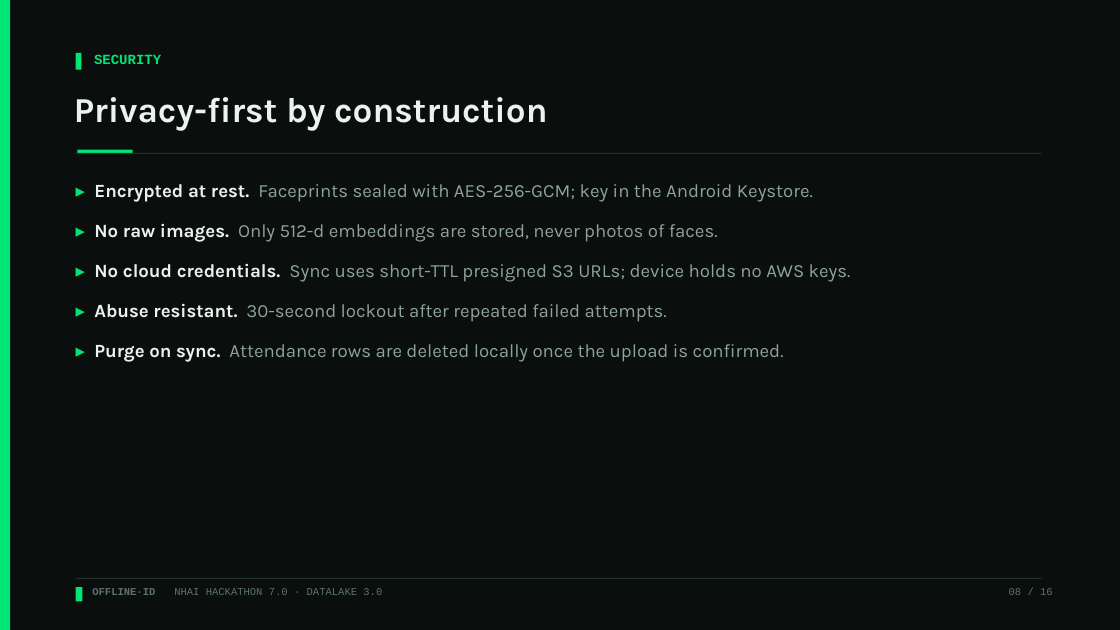
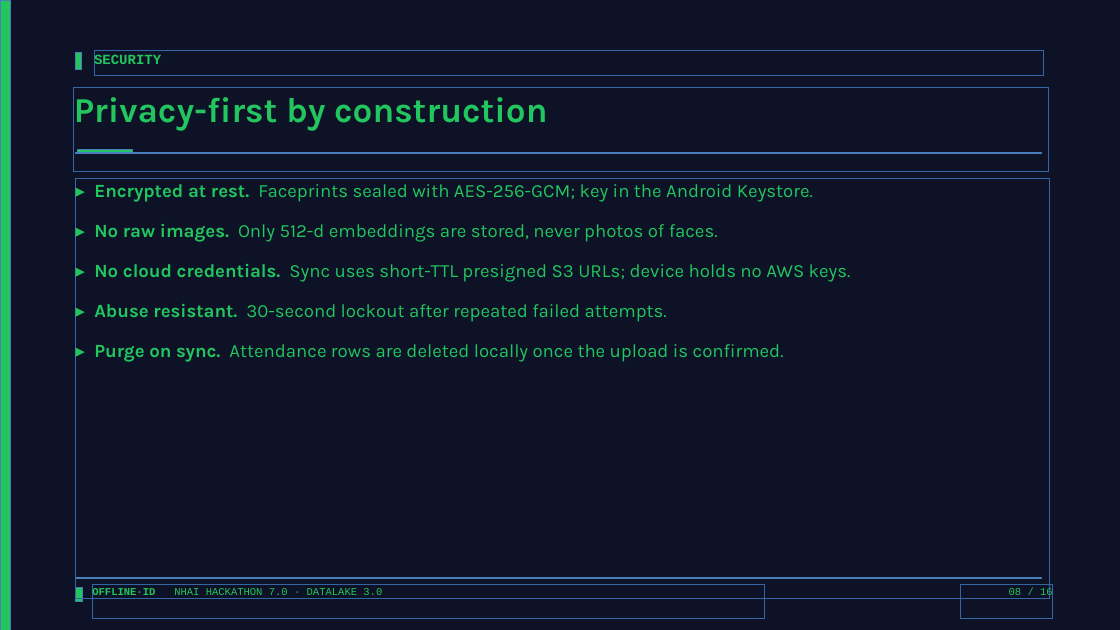
Before and after one commit to moneytosms/offlineid, a slide deck: slide 8 of submission/OfflineID_Hackathon7.pptx. Drawn at 1120x630 pixels with LibreOffice and Linux fonts; fonts in the diff are those of the drawing. Boxes give left, top, right and bottom in pixels: in the first picture for what was removed or moved away, otherwise in the second. Text is boxed around its words. In the diff, an @@ line names an element or a change of style, - is before the commit and + after.

Commit message:
style: restyle PPTX and PDF to Deep Navy/Sky Blue theme

```diff
--- a/submission/OfflineID_Hackathon7.pptx
+++ b/submission/OfflineID_Hackathon7.pptx
@@ background #0A0E0D to #0D1226 @@
@@ text "SECURITY" at (94, 54, 161, 69): text colour #00E676 to #22C55E @@
@@ text "Privacy-first by construction" at (74, 97, 547, 131): text colour #EAF3EF to #22C55E @@
@@ text "▸ Encrypted at rest. Faceprints ..." at (94, 184, 851, 362): text colour #00E676 to #22C55E in "▸", "▸", "▸", "▸" and 1 more places; text colour #EAF3EF to #22C55E in "Encrypted at rest.", "No raw images.", "No cloud credentials.", "Abuse resistant." and 1 more places; text colour #8DA39B to #22C55E in "Faceprints sealed with AES-256-GCM; key in the ...", "Only 512-d embeddings are stored, never photos ...", "Sync uses short-TTL presigned S3 URLs; device ...", "30-second lockout after repeated failed attempts." and 1 more places @@
@@ rectangle at (76, 153, 1042, 154): fill #22302B to #080C1A @@
@@ fill #00E676 to #22C55E in 4 elements at (0, 0, 10, 630), (76, 587, 82, 602), (76, 53, 82, 70), (77, 150, 133, 154) @@
@@ rectangle at (76, 578, 1042, 579): fill #22302B to #080C1A @@
@@ text "OFFLINE·ID NHAI HACKATHON 7.0 · ..." at (92, 587, 382, 598): text colour #5C726A to #22C55E @@
@@ text "08 / 16" at (1009, 587, 1053, 598): text colour #5C726A to #22C55E @@
```
Also in this commit, not shown: 16 other slides changed, 1 other file.
